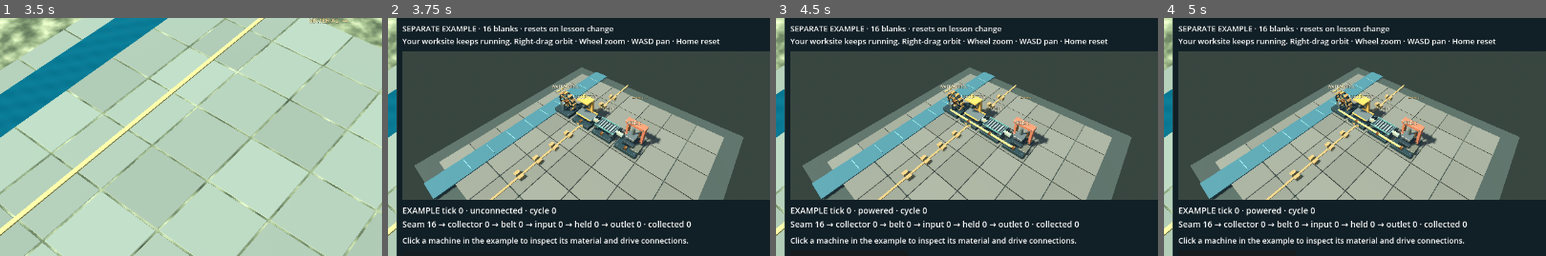
Above: before the commit, frames 1-4 (left to right).
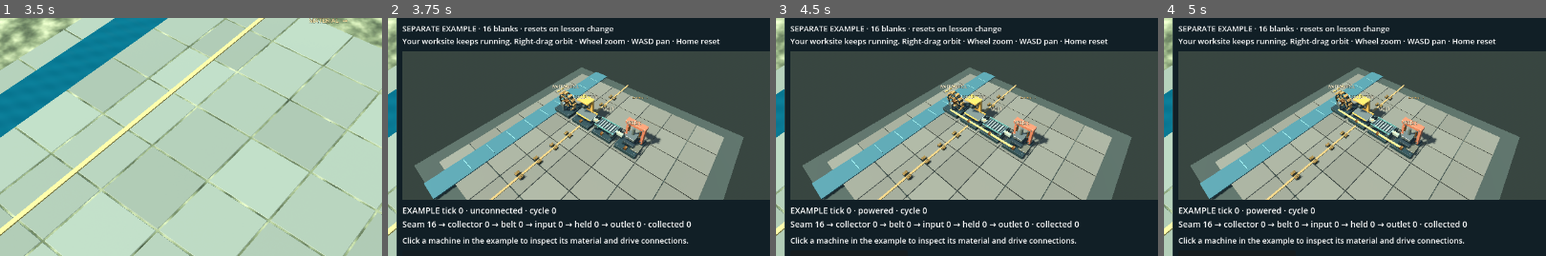
Above: after the commit, the same moments.

Repository: dan-garvey/factory_project
Game: Godot game, scene res://opening/shared_opening.tscn
Two runs of this game, one before a commit and one after it. Both use one fixed random seed, a clock stepped at 60 frames per second and the inputs below. This scene is started directly instead of the project's main scene.
Inputs:
- Up to frame 1 (3.5 s): click "Reconnect to session" at 0.5 s; click "Details" at 1.25 s; click "Reconnect to session" at 2 s; click "Less detail" at 2.75 s
- Up to frame 2 (3.75 s): click "How this line works [H]" at 3.5 s
- Up to frame 3 (4.5 s): click "Next" at 4.25 s
- Up to frame 4 (5 s): no input
The pictures show only the part of the screen within x 23-73%, y 28-78%; the shares and areas given below are measured in that part.

Frame 1 is identical in both runs. In frame 2, 0.3% of the frame differs, in the area x 32-60%, y 32-69%; in frame 3, 0.3%; in frame 4, 0.3%.

Commit message:
feat: show fitted workpieces in the ordinary opening

Diff:
--- a/experiments/engine-environment/godot/opening/opening.gd
+++ b/experiments/engine-environment/godot/opening/opening.gd
@@ -662,6 +662,7 @@
 var camera: Camera3D
 var machine_root: Node3D
 var item_root: Node3D
+var workpiece_item_assets
 var hover: MeshInstance3D
 var selection_ring: MeshInstance3D
 var placement_hint: Node3D
@@ -1701,6 +1702,19 @@
 				_cell_position(state.entities[pair[1]].cell) + Vector3(0, 0.35, 0.55), 0.09, Color("d1b56e"))
 
 func _redraw_items() -> void:
+	# The asset helper uses this script's shared surfaces, so load it after
+	# the opening class is available instead of creating a preload cycle.
+	var path := "res://opening/workpiece_item_assets.gd"
+	if ResourceLoader.exists(path, "Script"):
+		if workpiece_item_assets == null:
+			workpiece_item_assets = load(path)
+		workpiece_item_assets.populate_items(item_root, state, PITCH)
+		return
+	if state.get("options", {}).get("native", false):
+		push_error("Native item presentation requires the complete captured project.")
+		return
+	# Historical scripted payloads have fixed file rosters. Preserve their
+	# existing presentation until those entry points are replaced.
 	for child in item_root.get_children():
 		child.free()
 	for entity_id in state.entities:
--- /dev/null
+++ b/experiments/engine-environment/godot/opening/workpiece_item_asset_check.gd
@@ -0,0 +1,211 @@
+extends SceneTree
+## Headless verification of fitted seam blanks, workpiece billets and stamped
+## product plates. No World, input, network or desktop execution.
+
+const Assets = preload("res://opening/workpiece_item_assets.gd")
+const Visuals = preload("res://opening/opening.gd").ProductionVisuals
+const Geometry = preload("res://opening/site_geometry.gd")
+
+var checks := 0
+var failed := false
+var checked_meshes: Dictionary = {}
+var max_tangent_dot := 0.0
+var visual_instances := 0
+
+
+func verify(condition: bool, message: String) -> void:
+	checks += 1
+	if not condition:
+		failed = true
+		push_error(message)
+
+
+func vertex_key(point: Vector3) -> String:
+	return "%d,%d,%d" % [roundi(point.x * 1000000), roundi(point.y * 1000000), roundi(point.z * 1000000)]
+
+
+func check_mesh(mesh: Mesh, min_volume: float = 0.0000001, max_volume: float = 1.0) -> void:
+	if checked_meshes.has(mesh):
+		return
+	checked_meshes[mesh] = true
+	var arrays := mesh.surface_get_arrays(0)
+	var vertices: PackedVector3Array = arrays[Mesh.ARRAY_VERTEX]
+	var normals: PackedVector3Array = arrays[Mesh.ARRAY_NORMAL]
+	var uvs: PackedVector2Array = arrays[Mesh.ARRAY_TEX_UV]
+	var tangents: PackedFloat32Array = arrays[Mesh.ARRAY_TANGENT]
+	verify(
+		vertices.size() > 0
+		and vertices.size() % 3 == 0
+		and normals.size() == vertices.size()
+		and uvs.size() == vertices.size()
+		and tangents.size() == vertices.size() * 4,
+		"Every authored item mesh has complete normal-mapped triangle attributes."
+	)
+	var edges: Dictionary = {}
+	var valid_faces := true
+	var valid_attributes := true
+	var volume := 0.0
+	for n in range(0, vertices.size(), 3):
+		var a := vertices[n]
+		var b := vertices[n + 1]
+		var c := vertices[n + 2]
+		var cross := (b - a).cross(c - a)
+		valid_faces = valid_faces and cross.length_squared() > 0.00000000000001
+		valid_faces = valid_faces and cross.dot(normals[n]) < 0.0
+		volume += a.dot(b.cross(c)) / 6.0
+		for pair in [[a, b], [b, c], [c, a]]:
+			var first := vertex_key(pair[0])
+			var second := vertex_key(pair[1])
+			var edge := first + "/" + second if first < second else second + "/" + first
+			edges[edge] = int(edges.get(edge, 0)) + 1
+	for n in range(vertices.size()):
+		var tangent := Vector3(tangents[n * 4], tangents[n * 4 + 1], tangents[n * 4 + 2])
+		max_tangent_dot = maxf(max_tangent_dot, absf(tangent.dot(normals[n])))
+		valid_attributes = valid_attributes and vertices[n].is_finite() and normals[n].is_finite() and uvs[n].is_finite()
+		valid_attributes = valid_attributes and is_equal_approx(normals[n].length(), 1.0)
+		valid_attributes = valid_attributes and tangent.is_finite() and tangent.length() > 0.99
+		valid_attributes = valid_attributes and absf(tangent.dot(normals[n])) < 0.0002
+	var closed := true
+	for count in edges.values():
+		closed = closed and count == 2
+	verify(valid_faces, "Every triangle is noncollapsed with clockwise outward winding.")
+	verify(closed, "Every geometric edge of the item mesh is closed exactly twice.")
+	verify(
+		absf(volume) >= min_volume and absf(volume) <= max_volume,
+		"The closed item mesh retains its bounded solid or annular volume."
+	)
+	verify(valid_attributes, "Normals, UVs and tangents remain finite and orthogonal.")
+
+
+func check_bounds(node: Node3D, pose: Transform3D, anchor: Vector3, half_extents: Vector3) -> void:
+	verify(
+		not node is CollisionObject3D and not node is CollisionShape3D and node.get_script() == null,
+		"Workpiece and plate visual assemblies contain no collision, input or script authority."
+	)
+	if node is MeshInstance3D:
+		visual_instances += 1
+		check_mesh(node.mesh)
+		var bounded := true
+		var vertices: PackedVector3Array = node.mesh.surface_get_arrays(0)[Mesh.ARRAY_VERTEX]
+		for vertex in vertices:
+			var offset: Vector3 = (pose * vertex) - anchor
+			bounded = bounded and offset.is_finite()
+			bounded = bounded and absf(offset.x) <= half_extents.x + 0.0001
+			bounded = bounded and absf(offset.y) <= half_extents.y + 0.0001
+			bounded = bounded and absf(offset.z) <= half_extents.z + 0.0001
+		verify(bounded, "All fitted item hardware stays inside the existing conservative item envelope.")
+	for child in node.get_children():
+		if child is Node3D:
+			check_bounds(child, pose * child.transform, anchor, half_extents)
+
+
+func count_role(node: Node, role: String) -> int:
+	var count := 1 if node.get_meta("asset_role", "") == role else 0
+	for child in node.get_children():
+		count += count_role(child, role)
+	return count
+
+
+func count_kind(node: Node, kind: String) -> int:
+	var count := 1 if node.get_meta("item_kind", "") == kind else 0
+	for child in node.get_children():
+		count += count_kind(child, kind)
+	return count
+
+
+func _initialize() -> void:
+	var boss := Visuals.turned_mesh(Assets.boss_profile(), 32)
+	var lug := Visuals.turned_mesh(Assets.lug_profile(), 32)
+	var bushing := Visuals.turned_mesh(Assets.bushing_profile(), 48)
+	var rivet := Visuals.turned_mesh(Assets.rivet_profile(), 6)
+	verify(
+		boss == Visuals.turned_mesh(Assets.boss_profile(), 32)
+		and lug == Visuals.turned_mesh(Assets.lug_profile(), 32)
+		and bushing == Visuals.turned_mesh(Assets.bushing_profile(), 48)
+		and rivet == Visuals.turned_mesh(Assets.rivet_profile(), 6),
+		"Repeated item hardware reuses cached turned ArrayMesh instances."
+	)
+	verify(
+		boss != lug and lug != bushing and bushing != rivet,
+		"Distinct turned item profiles do not alias each other in the mesh cache."
+	)
+	check_mesh(boss, 0.0001, 0.001)
+	check_mesh(lug, 0.00005, 0.0005)
+	check_mesh(bushing, 0.0002, 0.001)
+	check_mesh(rivet, 0.000005, 0.0001)
+
+	var holder := Node3D.new()
+	var center := Vector3(1.65, 0.65, 1.65)
+
+	var blank := Assets.seam_blank(holder, center)
+	verify(
+		count_role(blank, "SeamCradle") == 1
+		and count_role(blank, "BlankIngot") == 1
+		and count_role(blank, "ClampBand") == 2
+		and count_role(blank, "LiftingLug") == 1,
+		"Each seam blank includes its cradle, ingot, twin clamp bands and turned lifting lug."
+	)
+	check_bounds(blank, blank.transform, center, Assets.SEAM_HALF_EXTENTS)
+
+	var billet := Assets.workpiece_billet(holder, center)
+	verify(
+		count_role(billet, "CarrierTray") == 1
+		and count_role(billet, "TrayRail") == 2
+		and count_role(billet, "BilletCore") == 1
+		and count_role(billet, "IndexRib") == 2
+		and count_role(billet, "CenterBoss") == 1,
+		"Each workpiece billet includes its carrier tray, side rails, billet core, index ribs and turned boss."
+	)
+	check_bounds(billet, billet.transform, center, Assets.BILLET_HALF_EXTENTS)
+
+	var plate := Assets.stamped_plate(holder, center)
+	verify(
+		count_role(plate, "PlateSheet") == 1
+		and count_role(plate, "StampedRim") == 4
+		and count_role(plate, "PlateBushing") == 1
+		and count_role(plate, "PlateFastener") == 4,
+		"Each stamped plate includes its sheet, four perimeter stiffening ribs, bronze bushing and four corner fasteners."
+	)
+	check_bounds(plate, plate.transform, center, Assets.PLATE_HALF_EXTENTS)
+	holder.free()
+
+	var item_root := Node3D.new()
+	var state := {
+		"entities": {
+			"c1": {"kind": "collector", "cell": [0, 1]},
+			"b1": {"kind": "belt", "cell": [1, 1]},
+			"p1": {"kind": "processor", "cell": [2, 1]},
+		},
+		"stock": {
+			"source": 11,
+			"collector": 1,
+			"belt": 1,
+			"input": 1,
+			"held": 1,
+			"output": 1,
+			"player": 0,
+		},
+	}
+	var before: Dictionary = state.duplicate(true)
+	Assets.populate_items(item_root, state, Geometry.PITCH)
+	verify(
+		count_kind(item_root, "seam_blank") == 11
+		and count_kind(item_root, "workpiece_billet") == 4
+		and count_kind(item_root, "stamped_plate") == 1
+		and item_root.get_child_count() == 16,
+		"populate_items builds the exact seam, in-line billet and outlet plate assemblies from confirmed stock."
+	)
+	verify(state == before, "Item assembly population never mutates the confirmed projection state.")
+	item_root.free()
+
+	var ok: bool = not failed and checks >= 40
+	print(JSON.stringify({
+		"status": "pass" if ok else "fail",
+		"checks": checks,
+		"unique_meshes": checked_meshes.size(),
+		"visual_instances": visual_instances,
+		"maximum_packed_tangent_dot": max_tangent_dot,
+		"rendered_quality": "not_assessed",
+		"desktop": "not_used",
+	}))
+	quit(0 if ok else 1)
--- /dev/null
+++ b/experiments/engine-environment/godot/opening/workpiece_item_assets.gd
@@ -0,0 +1,175 @@
+extends RefCounted
+## Fitted 3D render assemblies for raw seam blanks, in-line workpiece billets
+## and finished stamped plates. Pure presentation: no collision, input or state
+## authority, and all geometry stays inside the existing item envelopes.
+
+const Visuals = preload("res://opening/opening.gd").ProductionVisuals
+const Geometry = preload("res://opening/site_geometry.gd")
+
+const SEAM_HALF_EXTENTS := Vector3(0.10, 0.09, 0.14)
+const BILLET_HALF_EXTENTS := Vector3(0.135, 0.09, 0.18)
+const PLATE_HALF_EXTENTS := Vector3(0.22, 0.035, 0.265)
+
+
+static func _part(parent: Node3D, role: String, mesh: Mesh, at: Vector3,
+		color: Color, metal: float = 0.84, roughness: float = 0.38) -> MeshInstance3D:
+	var instance := MeshInstance3D.new()
+	instance.name = role
+	instance.set_meta("asset_role", role)
+	instance.mesh = mesh
+	instance.position = at
+	instance.material_override = Visuals.material(color, metal, roughness)
+	parent.add_child(instance)
+	return instance
+
+
+static func boss_profile() -> PackedVector2Array:
+	return PackedVector2Array([
+		Vector2(0.0, 0.0),
+		Vector2(0.044, 0.0),
+		Vector2(0.050, 0.005),
+		Vector2(0.050, 0.022),
+		Vector2(0.042, 0.028),
+		Vector2(0.0, 0.028),
+	])
+
+
+static func lug_profile() -> PackedVector2Array:
+	return PackedVector2Array([
+		Vector2(0.0, 0.0),
+		Vector2(0.036, 0.0),
+		Vector2(0.042, 0.004),
+		Vector2(0.042, 0.020),
+		Vector2(0.034, 0.025),
+		Vector2(0.0, 0.025),
+	])
+
+
+static func bushing_profile() -> PackedVector2Array:
+	return PackedVector2Array([
+		Vector2(0.036, -0.008),
+		Vector2(0.040, -0.012),
+		Vector2(0.074, -0.012),
+		Vector2(0.078, -0.008),
+		Vector2(0.078, 0.014),
+		Vector2(0.074, 0.018),
+		Vector2(0.040, 0.018),
+		Vector2(0.036, 0.014),
+		Vector2(0.036, -0.008),
+	])
+
+
+static func rivet_profile() -> PackedVector2Array:
+	return PackedVector2Array([
+		Vector2(0.0, 0.0),
+		Vector2(0.020, 0.0),
+		Vector2(0.022, 0.002),
+		Vector2(0.022, 0.006),
+		Vector2(0.016, 0.010),
+		Vector2(0.0, 0.010),
+	])
+
+
+static func seam_blank(parent: Node3D, at: Vector3 = Vector3.ZERO) -> Node3D:
+	var assembly := Node3D.new()
+	assembly.name = "SeamBlank"
+	assembly.position = at
+	assembly.set_meta("item_kind", "seam_blank")
+	parent.add_child(assembly)
+	_part(assembly, "SeamCradle", Visuals.box_mesh(Vector3(0.192, 0.036, 0.268)),
+		Vector3(0.0, -0.068, 0.0), Color("354448"), 0.72, 0.54)
+	_part(assembly, "BlankIngot", Visuals.box_mesh(Vector3(0.168, 0.112, 0.236)),
+		Vector3(0.0, 0.004, 0.0), Color("b89154"), 0.78, 0.44)
+	for side in [-1.0, 1.0]:
+		var z_off: float = float(side) * 0.068
+		_part(assembly, "ClampBand", Visuals.box_mesh(Vector3(0.182, 0.096, 0.032)),
+			Vector3(0.0, 0.004, z_off), Color("54676b"), 0.82, 0.42)
+	_part(assembly, "LiftingLug", Visuals.turned_mesh(lug_profile(), 32),
+		Vector3(0.0, 0.060, 0.0), Color("d4ae6a"), 0.85, 0.35)
+	return assembly
+
+
+static func workpiece_billet(parent: Node3D, at: Vector3 = Vector3.ZERO) -> Node3D:
+	var assembly := Node3D.new()
+	assembly.name = "WorkpieceBillet"
+	assembly.position = at
+	assembly.set_meta("item_kind", "workpiece_billet")
+	parent.add_child(assembly)
+	_part(assembly, "CarrierTray", Visuals.box_mesh(Vector3(0.26, 0.036, 0.34)),
+		Vector3(0.0, -0.068, 0.0), Color("38494e"), 0.78, 0.48)
+	for side in [-1.0, 1.0]:
+		var x_off: float = float(side) * 0.11
+		_part(assembly, "TrayRail", Visuals.box_mesh(Vector3(0.028, 0.032, 0.32)),
+			Vector3(x_off, -0.034, 0.0), Color("52666b"), 0.80, 0.44)
+	_part(assembly, "BilletCore", Visuals.box_mesh(Vector3(0.18, 0.104, 0.29)),
+		Vector3(0.0, 0.002, 0.0), Color("d8b26e"), 0.86, 0.34)
+	for side in [-1.0, 1.0]:
+		var z_off: float = float(side) * 0.085
+		_part(assembly, "IndexRib", Visuals.box_mesh(Vector3(0.196, 0.028, 0.038)),
+			Vector3(0.0, 0.042, z_off), Color("b87945"), 0.84, 0.38)
+	_part(assembly, "CenterBoss", Visuals.turned_mesh(boss_profile(), 32),
+		Vector3(0.0, 0.054, 0.0), Color("b6c2bc"), 0.88, 0.30)
+	return assembly
+
+
+static func stamped_plate(parent: Node3D, at: Vector3 = Vector3.ZERO) -> Node3D:
+	var assembly := Node3D.new()
+	assembly.name = "StampedPlate"
+	assembly.position = at
+	assembly.set_meta("item_kind", "stamped_plate")
+	parent.add_child(assembly)
+	_part(assembly, "PlateSheet", Visuals.box_mesh(Vector3(0.42, 0.032, 0.50)),
+		Vector3(0.0, -0.014, 0.0), Color("dce0d9"), 0.88, 0.28)
+	for side in [-1.0, 1.0]:
+		var x_off: float = float(side) * 0.155
+		var z_off: float = float(side) * 0.195
+		_part(assembly, "StampedRim", Visuals.box_mesh(Vector3(0.044, 0.022, 0.44)),
+			Vector3(x_off, 0.011, 0.0), Color("b6c2bc"), 0.86, 0.32)
+		_part(assembly, "StampedRim", Visuals.box_mesh(Vector3(0.26, 0.022, 0.044)),
+			Vector3(0.0, 0.011, z_off), Color("b6c2bc"), 0.86, 0.32)
+	_part(assembly, "PlateBushing", Visuals.turned_mesh(bushing_profile(), 48),
+		Vector3(0.0, 0.012, 0.0), Color("c89654"), 0.86, 0.32)
+	var rivet_mesh: ArrayMesh = Visuals.turned_mesh(rivet_profile(), 6)
+	for sx in [-1.0, 1.0]:
+		for sz in [-1.0, 1.0]:
+			var rx: float = float(sx) * 0.155
+			var rz: float = float(sz) * 0.195
+			_part(assembly, "PlateFastener", rivet_mesh,
+				Vector3(rx, 0.022, rz), Color("8d9c9b"), 0.85, 0.36)
+	return assembly
+
+
+static func populate_items(item_root: Node3D, state: Dictionary, pitch: float = Geometry.PITCH) -> void:
+	for child in item_root.get_children():
+		item_root.remove_child(child)
+		child.free()
+	var entities: Variant = state.get("entities", {})
+	var stock_val: Variant = state.get("stock", {})
+	if not (entities is Dictionary and stock_val is Dictionary):
+		return
+	var stock: Dictionary = stock_val
+	for entity_id: Variant in entities.keys():
+		var entity_val: Variant = entities[entity_id]
+		if not (entity_val is Dictionary):
+			continue
+		var entity: Dictionary = entity_val
+		var cell: Variant = entity.get("cell", [])
+		if not (cell is Array and cell.size() == 2):
+			continue
+		var pos := Vector3(float(cell[0]) * pitch, 0.0, float(cell[1]) * pitch)
+		var kind := str(entity.get("kind", ""))
+		var amount := 0
+		if kind in ["collector", "belt"]:
+			amount = int(stock.get(kind, 0))
+		elif kind == "processor":
+			amount = int(stock.get("held", 0)) + int(stock.get("input", 0))
+		for n in range(amount):
+			workpiece_billet(item_root, pos + Vector3(-0.17 + float(n) * 0.32, 0.65, 0.0))
+		if kind == "processor" and int(stock.get("output", 0)) > 0:
+			stamped_plate(item_root, pos + Vector3(0.46, 0.39, 0.15))
+	var source_count: int = mini(16, maxi(0, int(stock.get("source", 0))))
+	for n in range(source_count):
+		seam_blank(
+			item_root,
+			Vector3(-0.16 + float(n % 2) * 0.32, 0.11, -2.9 + float(int(n / 2.0)) * 1.15)
+		)
--- /dev/null
+++ b/experiments/engine-environment/godot/opening/workpiece_item_mount_check.gd
@@ -0,0 +1,162 @@
+extends SceneTree
+## Actual offline/shared redraw callbacks over invented projection facts only.
+const Opening = preload("res://opening/opening.gd")
+const SharedOpening = preload("res://opening/shared_opening.gd")
+
+class ItemsView extends Opening:
+	func _ready() -> void: set_process(false)
+	func _refresh_ui() -> void: pass
+
+class SharedItemsView extends SharedOpening:
+	func _ready() -> void: set_process(false)
+	func _refresh_ui() -> void: pass
+
+class Facts extends RefCounted:
+	var state: Dictionary = {}
+	func projection() -> Dictionary: return state
+	func is_ready() -> bool: return true
+
+var checks := 0
+var failed := false
+
+func verify(condition: bool, message: String) -> void:
+	checks += 1
+	if not condition:
+		failed = true
+		push_error(message)
+
+func observation() -> Dictionary:
+	return {"context": "fitted-item-mount", "revision": 7, "order": 0,
+		"options": {"physical": true, "native": true},
+		"actors": {"P": {"ready": true, "position": [0.0, 0.9, 0.0]}},
+		"inventories": {"P": 0}, "parts": {}, "entities": {
+		"collector": {"kind": "collector", "cell": [0, 1]},
+		"belt": {"kind": "belt", "cell": [1, 1]},
+		"press": {"kind": "processor", "cell": [2, 1]}},
+		"links": [], "drive_links": [], "stock": {
+			"source": 3, "collector": 1, "belt": 2, "input": 2, "held": 1, "output": 4}}
+
+func counts(items: Node3D) -> Dictionary:
+	var result: Dictionary = {}
+	for child in items.get_children():
+		var kind: String = child.get_meta("item_kind", "")
+		result[kind] = int(result.get(kind, 0)) + 1
+	return result
+
+func has_item(items: Node3D, kind: String, at: Vector3) -> bool:
+	for child in items.get_children():
+		if child.get_meta("item_kind", "") == kind and child.position.is_equal_approx(at):
+			return true
+	return false
+
+func check_view(view, shared: bool) -> void:
+	var facts := Facts.new()
+	facts.state = observation()
+	view.model = facts
+	if shared:
+		view.session = facts
+	view.geometry_key = JSON.stringify([facts.state.entities, facts.state.links, facts.state.drive_links])
+	view.item_root = Node3D.new()
+	view.add_child(view.item_root)
+	root.add_child(view)
+	var before: Dictionary = facts.state.duplicate(true)
+	view._refresh()
+	verify(counts(view.item_root) == {"seam_blank": 3, "workpiece_billet": 6, "stamped_plate": 1},
+		"The actual refresh mounts fitted items with the existing stock counts and one visible outlet plate.")
+	verify(has_item(view.item_root, "workpiece_billet", Vector3(-0.17, 0.65, 1.65))
+		and has_item(view.item_root, "workpiece_billet", Vector3(1.8, 0.65, 1.65)),
+		"Collector and belt workpieces retain their original world positions.")
+	verify(has_item(view.item_root, "workpiece_billet", Vector3(3.77, 0.65, 1.65))
+		and has_item(view.item_root, "stamped_plate", Vector3(3.76, 0.39, 1.8)),
+		"Held/input work and the outlet plate retain the original press offsets.")
+	verify(has_item(view.item_root, "seam_blank", Vector3(-0.16, 0.11, -2.9))
+		and has_item(view.item_root, "seam_blank", Vector3(-0.16, 0.11, -1.75)),
+		"The finite seam stays in its marked column.")
+	verify(view.state == before and facts.state == before and view.actor_world == null
+		and view.request_sequence == 0, "Item refresh does not mutate projection facts or create authority/input.")
+	if view.item_root.get_child_count() == 0:
+		view.free()
+		return
+	var old_items: Array[WeakRef] = []
+	for child in view.item_root.get_children(): old_items.append(weakref(child))
+	var old_mesh: Mesh = view.item_root.get_child(0).get_node("BilletCore").mesh
+	var asset_script = view.workpiece_item_assets
+	facts.state.revision += 1
+	facts.state.stock = {"source": 0, "collector": 0, "belt": 3, "input": 1, "held": 0, "output": 0}
+	before = facts.state.duplicate(true)
+	view._refresh()
+	verify(counts(view.item_root) == {"workpiece_billet": 4},
+		"A later confirmed stock revision removes collected plates and depleted seam blanks.")
+	var old_items_freed := true
+	for previous in old_items: old_items_freed = old_items_freed and previous.get_ref() == null
+	verify(old_items_freed, "Replacing a revision frees every superseded item without leaving duplicate assemblies.")
+	verify(view.item_root.get_child(0).get_node("BilletCore").mesh == old_mesh
+		and view.workpiece_item_assets == asset_script,
+		"The ordinary redraw reuses the loaded helper and shared mesh resources.")
+	verify(view.state == before and facts.state == before, "The revised confirmed projection remains immutable.")
+	var first_item_id: int = view.item_root.get_child(0).get_instance_id()
+	view._refresh()
+	verify(view.item_root.get_child(0).get_instance_id() == first_item_id,
+		"An unchanged revision retains its assemblies through the actual refresh path.")
+	view.free()
+
+func _initialize() -> void:
+	call_deferred("_run")
+
+func check_historical_view(view, shared: bool) -> void:
+	var facts := Facts.new()
+	facts.state = observation()
+	facts.state.options.native = false
+	view.model = facts
+	if shared:
+		view.session = facts
+	view.geometry_key = JSON.stringify([facts.state.entities, facts.state.links, facts.state.drive_links])
+	view.item_root = Node3D.new()
+	view.add_child(view.item_root)
+	root.add_child(view)
+	var before: Dictionary = facts.state.duplicate(true)
+	view._refresh()
+	var all_boxes := true
+	var previous_items: Array[WeakRef] = []
+	for child in view.item_root.get_children():
+		all_boxes = all_boxes and child is MeshInstance3D and child.mesh is BoxMesh
+		previous_items.append(weakref(child))
+	verify(all_boxes and view.item_root.get_child_count() == 10,
+		"A historical payload without the optional module retains its existing primitive presentation.")
+	if view.item_root.get_child_count() == 0:
+		view.free()
+		return
+	verify(view.item_root.get_child(0).position.is_equal_approx(Vector3(-0.17, 0.65, 1.65))
+		and view.item_root.get_child(9).position.is_equal_approx(Vector3(-0.16, 0.11, -1.75)),
+		"The historical carrier and finite-seam positions remain unchanged.")
+	verify(view.state == before and facts.state == before and view.actor_world == null
+		and view.request_sequence == 0, "Historical presentation does not mutate facts or create authority/input.")
+	facts.state.revision += 1
+	facts.state.stock = {"source": 0, "collector": 0, "belt": 3, "input": 1, "held": 0, "output": 0}
+	before = facts.state.duplicate(true)
+	view._refresh()
+	verify(view.item_root.get_child_count() == 4, "Historical redraw follows the next confirmed stock revision.")
+	var previous_freed := true
+	for previous in previous_items: previous_freed = previous_freed and previous.get_ref() == null
+	verify(previous_freed and view.state == before and facts.state == before,
+		"Historical redraw frees superseded items and preserves projection facts.")
+	verify(view.workpiece_item_assets == null, "The absent optional script is never loaded.")
+	view.free()
+
+func _run() -> void:
+	var shared_only := "--shared-only" in OS.get_cmdline_user_args()
+	var historical_only := "--historical-only" in OS.get_cmdline_user_args()
+	if historical_only:
+		verify(not ResourceLoader.exists("res://opening/workpiece_item_assets.gd", "Script"),
+			"This declared historical derivative really omits the optional workpiece module.")
+		check_historical_view(ItemsView.new(), false)
+		check_historical_view(SharedItemsView.new(), true)
+	else:
+		if not shared_only:
+			check_view(ItemsView.new(), false)
+		check_view(SharedItemsView.new(), true)
+	print(JSON.stringify({"status": "fail" if failed else "pass", "checks": checks,
+		"phase": "historical missing module" if historical_only else "shared correction" if shared_only else "offline and shared",
+		"scope": "ordinary offline/shared item callbacks with invented facts",
+		"native_gameplay": "not_run", "desktop": "not_used"}))
+	quit(1 if failed else 0)
